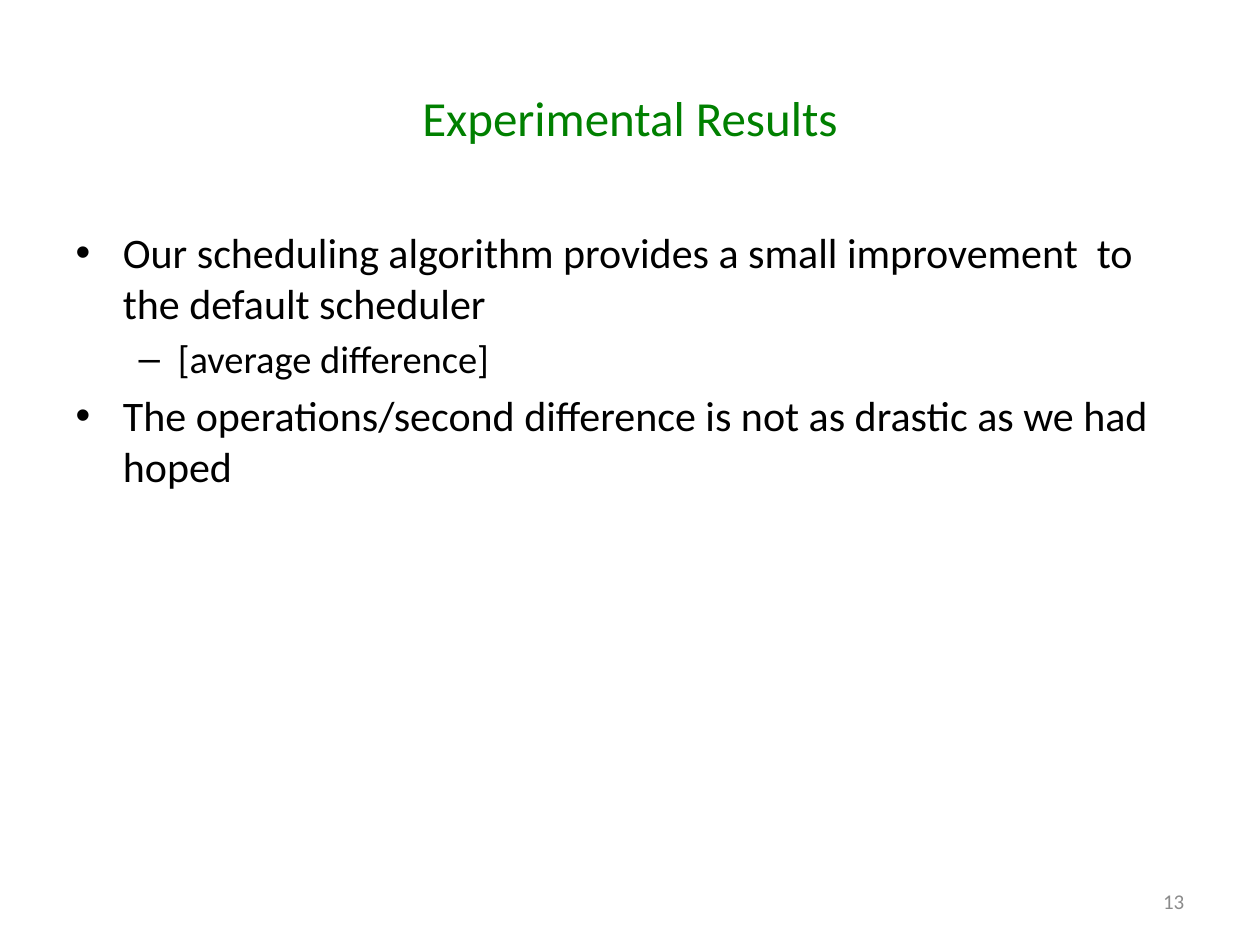
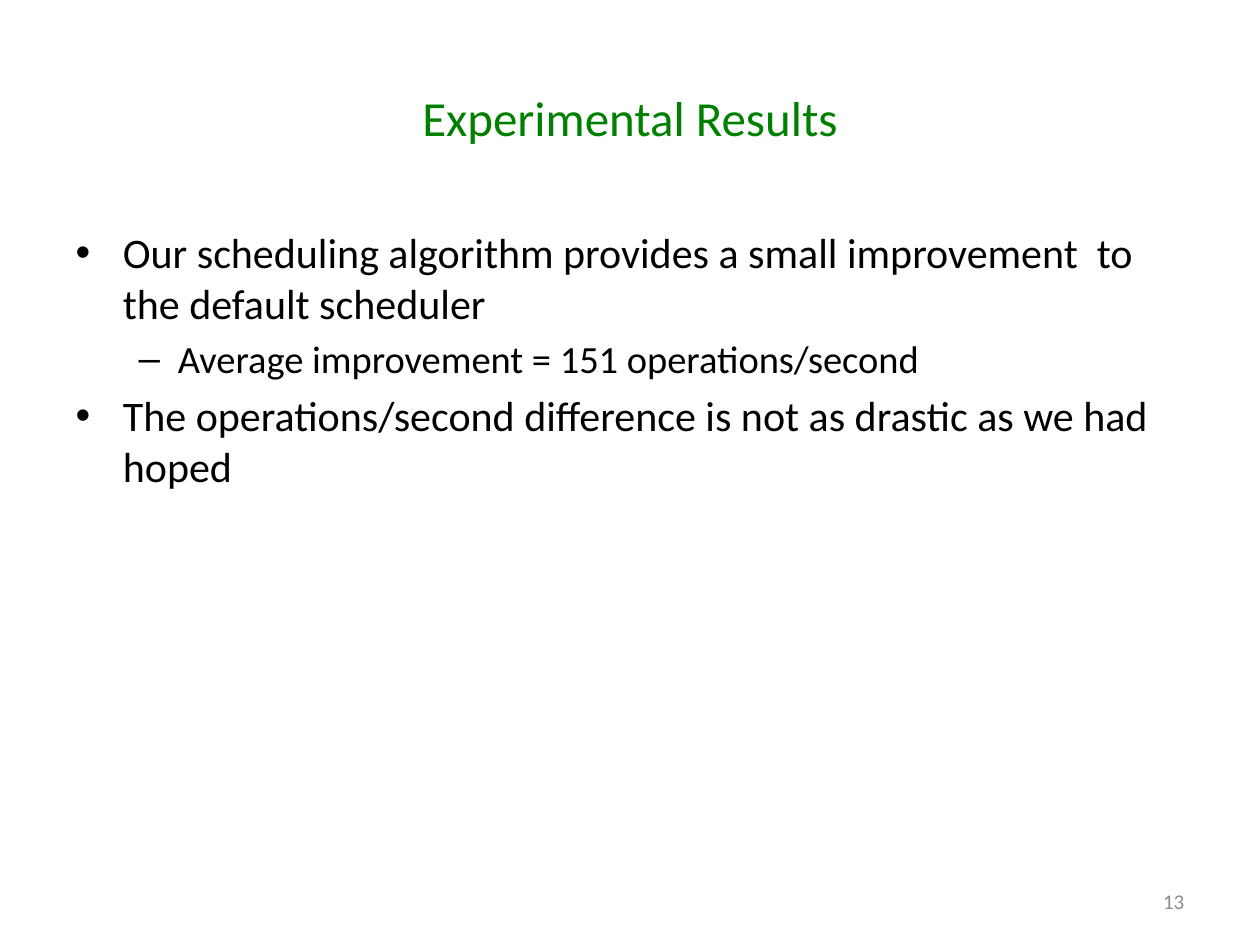
Before and after one commit to godares79/CS848-Project, a slide deck: slide 13 of PresentationSlides/Presentation.pptx. Drawn at 1260x945 pixels with LibreOffice and Linux fonts; fonts in the diff are those of the drawing. Boxes give left, top, right and bottom in pixels: in the first picture for what was removed or moved away, otherwise in the second. Text is boxed around its words. In the diff, an @@ line names an element or a change of style, - is before the commit and + after.

```diff
--- a/PresentationSlides/Presentation.pptx
+++ b/PresentationSlides/Presentation.pptx
@@ text at box(178, 346, 919, 380): text changed @@
-  – [average difference]
+  – Average improvement = 151 operations/second
```
Also in this commit, not shown: 10 other slides changed.
